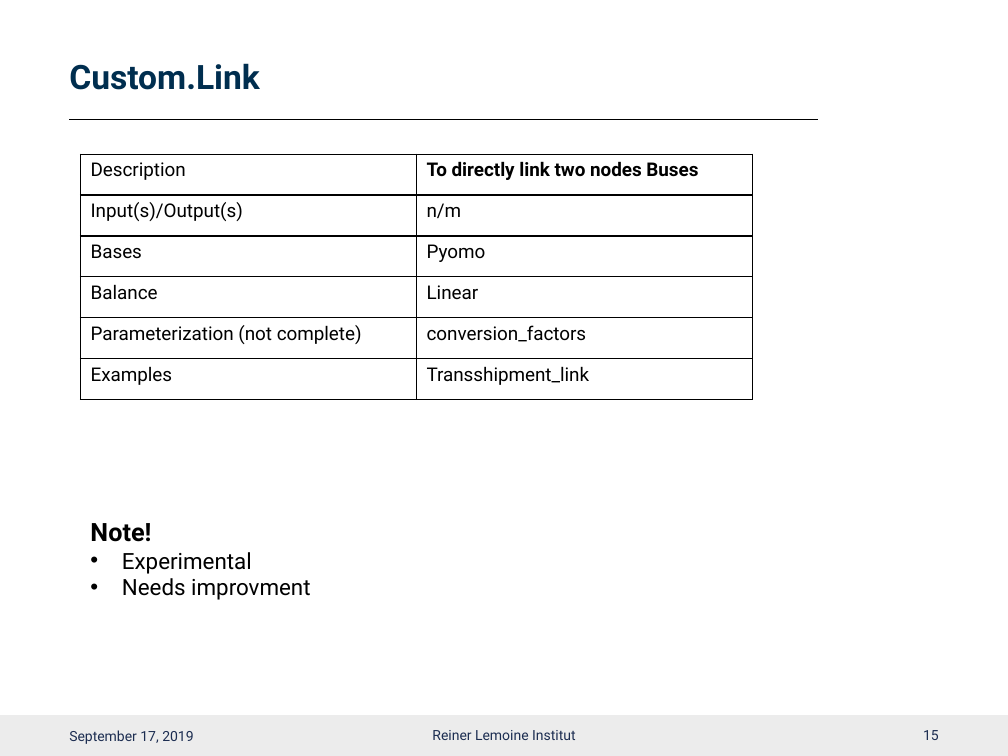
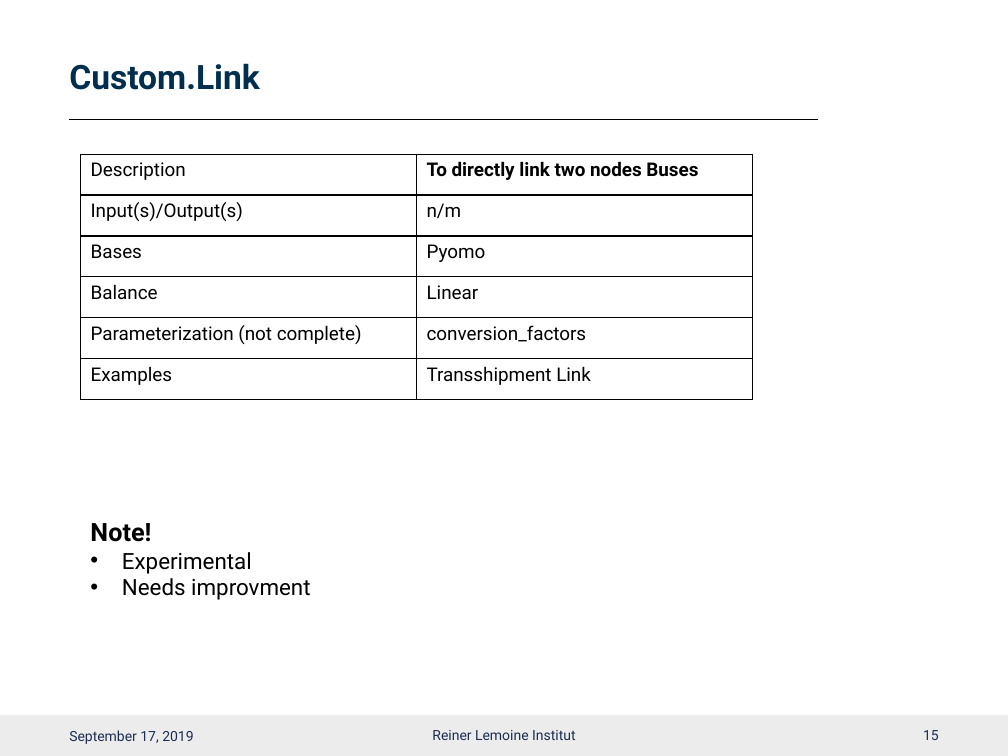
Before and after one commit to smartie2076/oemof_workshop, a slide deck: slide 16 of Oemof_Workshop_05_Components.pptx. Drawn at 1008x756 pixels with LibreOffice and Linux fonts; fonts in the diff are those of the drawing; background and template pictures are left out. Boxes give left, top, right and bottom in pixels: in the first picture for what was removed or moved away, otherwise in the second. Text is boxed around its words. In the diff, an @@ line names an element or a change of style, - is before the commit and + after.

```diff
--- a/Oemof_Workshop_05_Components.pptx
+++ b/Oemof_Workshop_05_Components.pptx
@@ table at (81,154,752,459) @@
-row 6, column 2: Transshipment_link
+row 6, column 2: Transshipment Link
```
Also in this commit, not shown: 9 other slides changed, 3 other files.
